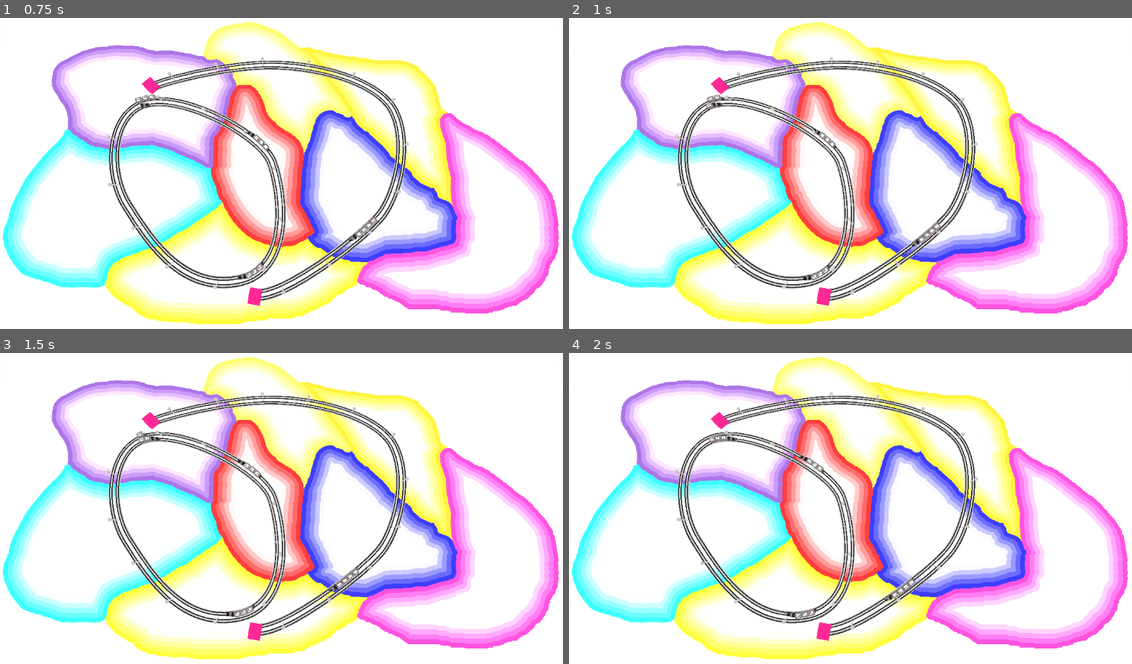
Above: before the commit, frames 1-4 (two rows, left to right).
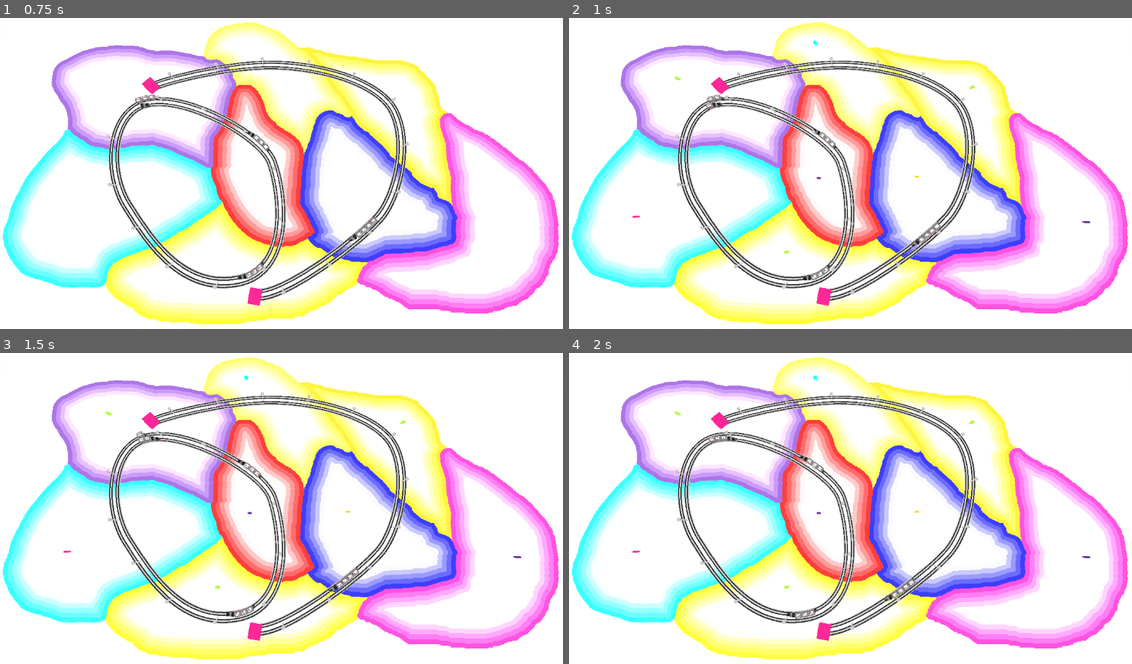
Above: after the commit, the same moments.

Repository: squirrelsoftcompany/LD54
Game: Godot game, scene res://_scenes/main.tscn
The game is run twice, just before and just after one commit, with the same random seed, the same clock (stepped at 60 frames per second) and the same inputs.
Inputs (mouse positions are in pixels of both pictures, inside the frame that each line leads up to):
- Up to frame 1 (0.75 s): move the mouse to (405, 157) at 0.52 s
- Up to frame 2 (1 s): no input
- Up to frame 3 (1.5 s): move the mouse to (168, 524) at 1.27 s
- Up to frame 4 (2 s): no input

Frame 1 is identical in both runs. In frame 2, less than 0.1% of the frame differs, in the area x 11-93%, y 7-76%; in frame 3, less than 0.1%; in frame 4, less than 0.1%.

Commit message:
Main scene update with spawners

Diff:
--- a/_scenes/main.tscn
+++ b/_scenes/main.tscn
@@ -3,6 +3,7 @@
 [ext_resource type="PackedScene" uid="uid://bo70n755f56k8" path="res://_scenes/nodes/train_followpath.tscn" id="1_4b0xy"]
 [ext_resource type="PackedScene" uid="uid://fmcwxwu4ql6q" path="res://_scenes/nodes/main_camera.tscn" id="1_71qib"]
 [ext_resource type="PackedScene" uid="uid://x60lnba3ki7c" path="res://_scenes/nodes/map_borders.tscn" id="3_10svt"]
+[ext_resource type="PackedScene" uid="uid://dxou0nnb8bbd0" path="res://_scenes/nodes/spawner.tscn" id="5_r03u6"]
 [ext_resource type="PackedScene" uid="uid://bjlt2nukdye2a" path="res://_scenes/railways/railway.tscn" id="6_4sskq"]
 
 [sub_resource type="ProceduralSkyMaterial" id="ProceduralSkyMaterial_odkk1"]
@@ -81,3 +82,27 @@
 wagon_count = 4
 ping_pong = true
 pause_at_end = 0.0
+
+[node name="Spawner" parent="." instance=ExtResource("5_r03u6")]
+transform = Transform3D(1, 0, 0, 0, 1, 0, 0, 0, 1, -260.638, 0, 74.0677)
+
+[node name="Spawner2" parent="." instance=ExtResource("5_r03u6")]
+transform = Transform3D(1, 0, 0, 0, 1, 0, 0, 0, 1, -229.118, 0, -105.455)
+
+[node name="Spawner3" parent="." instance=ExtResource("5_r03u6")]
+transform = Transform3D(1, 0, 0, 0, 1, 0, 0, 0, 1, -48.2631, 0, -156.967)
+
+[node name="Spawner4" parent="." instance=ExtResource("5_r03u6")]
+transform = Transform3D(1, 0, 0, 0, 1, 0, 0, 0, 1, 159.108, 0, -92.8343)
+
+[node name="Spawner5" parent="." instance=ExtResource("5_r03u6")]
+transform = Transform3D(1, 0, 0, 0, 1, 0, 0, 0, 1, 284.85, 0, 80.533)
+
+[node name="Spawner6" parent="." instance=ExtResource("5_r03u6")]
+transform = Transform3D(1, 0, 0, 0, 1, 0, 0, 0, 1, -76.0375, 0, 115.267)
+
+[node name="Spawner7" parent="." instance=ExtResource("5_r03u6")]
+transform = Transform3D(1, 0, 0, 0, 1, 0, 0, 0, 1, -39.8065, 3.05176e-05, 26.8659)
+
+[node name="Spawner8" parent="." instance=ExtResource("5_r03u6")]
+transform = Transform3D(1, 0, 0, 0, 1, 0, 0, 0, 1, 81.6775, 4.57764e-05, 25.4924)
Not shown: 4 places in _scenes/main.tscn that only renumber resources
